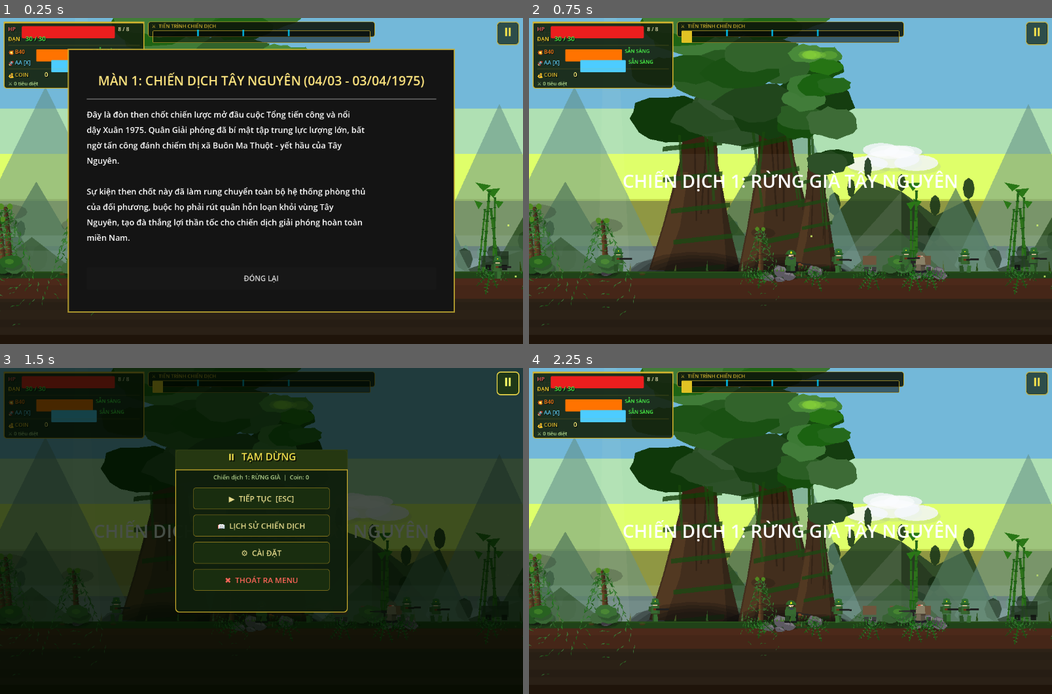
Above: before the commit, frames 1-4 (two rows, left to right).
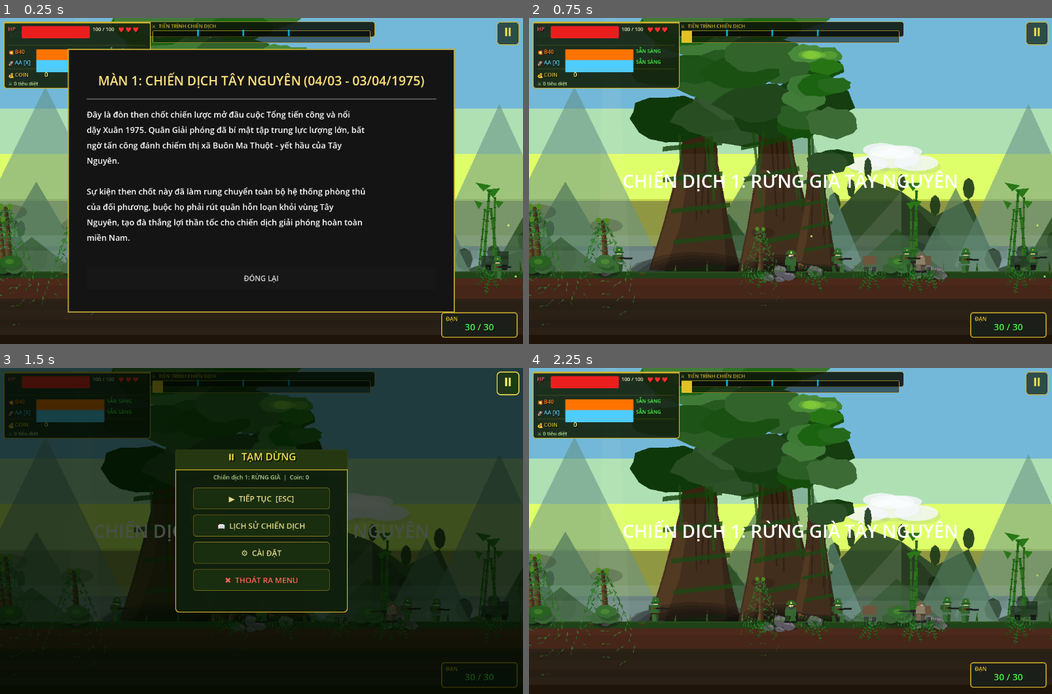
Above: after the commit, the same moments.

Repository: dangkhoa31204/alien-shooter
Game: Godot game, scene res://scenes/contra_main.tscn
The game is run twice, just before and just after one commit, with the same random seed, the same clock (stepped at 60 frames per second) and the same inputs. This scene is started directly instead of the project's main scene.
Inputs:
- Up to frame 1 (0.25 s): no input
- Up to frame 2 (0.75 s): click "ĐÓNG LẠI" at 0.5 s
- Up to frame 3 (1.5 s): click "⏸" at 1.25 s
- Up to frame 4 (2.25 s): click "▶ TIẾP TỤC [ESC]" at 2 s

The runs differ from the first frame. In frame 1, 0.8% of the frame differs, in the area x 1-99%, y 1-99%; in frame 2, 1.5%; in frame 3, 0.8%; in frame 4, 1.5%.

Commit message:
Cập nhật chỉ số HP và sát thương cho các đối tượng, cải thiện UI và thêm thông tin trạng thái cho loadout

Diff:
--- a/scripts/contra_bomber.gd
+++ b/scripts/contra_bomber.gd
@@ -10,7 +10,7 @@
 const GRAVITY: float      = 520.0   # pixels/s² while falling
 const SPIN_SPEED: float   = 3.8     # radians/s while spinning down
 
-var hp: int       = 6
+var hp: int       = 130
 var direction: int = 1  # 1 = Right, -1 = Left
 
 # Falling state
@@ -215,7 +215,7 @@
 	b.set_meta("is_bomb", true)
 	if "direction" in b: b.direction = Vector2.DOWN
 	b.is_enemy_bullet = true
-	if "damage" in b: b.damage = 1
+	if "damage" in b: b.damage = 14
 	b.scale = Vector2(2.5, 2.5)
 	b.add_to_group("enemy_bullet")
 
--- a/scripts/contra_enemy.gd
+++ b/scripts/contra_enemy.gd
@@ -9,7 +9,7 @@
 const GRAVITY: float = 1400.0
 const DETECTION_RANGE: float = 320.0
 
-var hp: int = 2
+var hp: int = 30
 var patrol_direction: int = -1 # Start walking left
 var _walk_time: float = 0.0
 var _muzzle_flash_timer: float = 0.0
@@ -81,7 +81,7 @@
 	if is_officer:
 		pack.size = Vector2(12, 18); pack.position = Vector2(-12, -18); pack.color = Color(0.2, 0.2, 0.25) # Radio grey
 		var ant = Line2D.new(); ant.points = [Vector2(-10, -18), Vector2(-14, -35)]; ant.width = 1.0; ant.default_color = Color.BLACK; _backpack.add_child(ant)
-		hp = 6
+		hp = 70
 	else:
 		pack.size = Vector2(10, 15); pack.position = Vector2(-10, -16); pack.color = Color(0.35, 0.3, 0.25)
 	_backpack.add_child(pack)
@@ -230,7 +230,7 @@
 	var dir = (player.global_position - b.global_position).normalized()
 	b.direction = dir
 	b.is_enemy_bullet = true
-	b.damage = 1
+	b.damage = 8
 	b.add_to_group("enemy_bullet")
 	Audio.play("m4_fire")
 
--- a/scripts/contra_main.gd
+++ b/scripts/contra_main.gd
@@ -44,6 +44,8 @@
 
 var progress_bar: ProgressBar
 var hp_bar: ProgressBar
+var player_lives: int = 3
+var _life_hearts: Array = []
 var player: CharacterBody2D = null
 var _world: Node2D = null
 var _parallax_bg: Node2D = null
@@ -259,13 +261,13 @@
 	var hud_panel := Panel.new()
 	hud_panel.name = "HUDPanel"
 	hud_panel.position = Vector2(8, 8)
-	hud_panel.size = Vector2(310, 148)
+	hud_panel.size = Vector2(324, 148)
 	hud_panel.add_theme_stylebox_override("panel", _make_sbox.call(C_OLIVE, C_GOLD, 2, 6))
 	$UI.add_child(hud_panel)
 
 	# Dải viền vàng nhỏ ở trên cùng bảng (tai trang trí)
 	var hud_header := ColorRect.new()
-	hud_header.size = Vector2(310, 4)
+	hud_header.size = Vector2(324, 4)
 	hud_header.color = C_GOLD
 	hud_panel.add_child(hud_header)
 
@@ -282,7 +284,7 @@
 
 	hp_bar = ProgressBar.new()
 	hp_bar.name = "HPBar"
-	hp_bar.size = Vector2(205, 14)
+	hp_bar.size = Vector2(150, 14)
 	hp_bar.position = Vector2(40, 10)
 	hp_bar.max_value = 3
 	hp_bar.value = 3
@@ -295,12 +297,34 @@
 	var hp_num_lbl := Label.new()
 	hp_num_lbl.name = "HPNumLabel"
 	hp_num_lbl.text = "3 / 3"
-	hp_num_lbl.add_theme_font_size_override("font_size", 12)
+	hp_num_lbl.add_theme_font_size_override("font_size", 11)
 	hp_num_lbl.add_theme_color_override("font_color", C_TEXT)
-	hp_num_lbl.position = Vector2(252, 8)
+	hp_num_lbl.position = Vector2(196, 9)
 	hud_panel.add_child(hp_num_lbl)
 
-	# ── 2b. ĐẠN ──────────────────────────────────────────────────────────────
+	# ── 2f. TIM MẠNG (3 lives) ─────────────────────────────────────────────
+	_life_hearts.clear()
+	for _hi in 3:
+		var heart := Label.new()
+		heart.name = "Heart%d" % _hi
+		heart.text = "♥"
+		heart.add_theme_font_size_override("font_size", 16)
+		heart.add_theme_color_override("font_color", Color(1.0, 0.18, 0.18))
+		heart.add_theme_color_override("font_shadow_color", Color(0.0, 0.0, 0.0, 0.8))
+		heart.add_theme_constant_override("shadow_offset_x", 1)
+		heart.add_theme_constant_override("shadow_offset_y", 1)
+		heart.position = Vector2(252 + _hi * 16, 6)
+		hud_panel.add_child(heart)
+		_life_hearts.append(heart)
+
+	# ── 2b. ĐẠN (BOX RIÊNG GÓC PHẢI DƯỚI) ────────────────────────────────────
+	var ammo_box := Panel.new()
+	ammo_box.name = "AmmoBox"
+	ammo_box.position = Vector2(972, 650)
+	ammo_box.size = Vector2(168, 56)
+	ammo_box.add_theme_stylebox_override("panel", _make_sbox.call(Color(0.10, 0.12, 0.10, 0.88), C_GOLD, 2, 6))
+	$UI.add_child(ammo_box)
+
 	var ammo_icon_lbl := Label.new()
 	ammo_icon_lbl.text = "ĐẠN"
 	ammo_icon_lbl.add_theme_font_size_override("font_size", 12)
@@ -308,23 +332,23 @@
 	ammo_icon_lbl.add_theme_color_override("font_shadow_color", Color(0,0,0,0.8))
 	ammo_icon_lbl.add_theme_constant_override("shadow_offset_x", 1)
 	ammo_icon_lbl.add_theme_constant_override("shadow_offset_y", 1)
-	ammo_icon_lbl.position = Vector2(10, 30)
-	hud_panel.add_child(ammo_icon_lbl)
+	ammo_icon_lbl.position = Vector2(10, 6)
+	ammo_box.add_child(ammo_icon_lbl)
 
 	var ammo_lbl := Label.new()
 	ammo_lbl.name = "AmmoLabel"
 	ammo_lbl.text = "30 / 30"
-	ammo_lbl.add_theme_font_size_override("font_size", 14)
+	ammo_lbl.add_theme_font_size_override("font_size", 20)
 	ammo_lbl.add_theme_color_override("font_color", Color(1.0, 0.92, 0.35))
 	ammo_lbl.add_theme_color_override("font_shadow_color", Color(0,0,0,0.9))
 	ammo_lbl.add_theme_constant_override("shadow_offset_x", 1)
 	ammo_lbl.add_theme_constant_override("shadow_offset_y", 1)
-	ammo_lbl.position = Vector2(48, 28)
-	hud_panel.add_child(ammo_lbl)
+	ammo_lbl.position = Vector2(52, 18)
+	ammo_box.add_child(ammo_lbl)
 
 	# ── Separator ─────────────────────────────────────────────────────────────
 	var b40_sep := ColorRect.new()
-	b40_sep.size = Vector2(290, 1); b40_sep.position = Vector2(10, 52)
+	b40_sep.size = Vector2(304, 1); b40_sep.position = Vector2(10, 52)
 	b40_sep.color = Color(C_GOLD.r, C_GOLD.g, C_GOLD.b, 0.35)
 	hud_panel.add_child(b40_sep)
 
@@ -341,7 +365,7 @@
 
 	var b40_cd_bar := ProgressBar.new()
 	b40_cd_bar.name = "B40CoolBar"
-	b40_cd_bar.size = Vector2(125, 10)
+	b40_cd_bar.size = Vector2(150, 10)
 	b40_cd_bar.position = Vector2(72, 61)
 	b40_cd_bar.max_value = RPG_MAX_COOLDOWN
 	b40_cd_bar.value = RPG_MAX_COOLDOWN
@@ -356,7 +380,7 @@
 	b40_cd_lbl.text = "SẴN SÀNG"
 	b40_cd_lbl.add_theme_font_size_override("font_size", 11)
 	b40_cd_lbl.add_theme_color_override("font_color", Color(0.3, 1.0, 0.3))
-	b40_cd_lbl.position = Vector2(203, 57)
+	b40_cd_lbl.position = Vector2(228, 57)
 	hud_panel.add_child(b40_cd_lbl)
 
 	# ── 2d. AA MISSILE [X] ───────────────────────────────────────────────────
@@ -372,8 +396,8 @@
 
 	var aa_cd_bar := ProgressBar.new()
 	aa_cd_bar.name = "AACoolBar"
-	aa_cd_bar.size = Vector2(100, 10)
-	aa_cd_bar.position = Vector2(105, 85)
+	aa_cd_bar.size = Vector2(150, 10)
+	aa_cd_bar.position = Vector2(72, 85)
 	aa_cd_bar.max_value = 10.0
 	aa_cd_bar.value = 10.0
 	aa_cd_bar.show_percentage = false
@@ -387,12 +411,12 @@
 	aa_cd_lbl.text = "SẴN SÀNG"
 	aa_cd_lbl.add_theme_font_size_override("font_size", 11)
 	aa_cd_lbl.add_theme_color_override("font_color", Color(0.3, 1.0, 0.3))
-	aa_cd_lbl.position = Vector2(211, 81)
+	aa_cd_lbl.position = Vector2(228, 81)
 	hud_panel.add_child(aa_cd_lbl)
 
 	# ── Separator ─────────────────────────────────────────────────────────────
 	var score_sep := ColorRect.new()
-	score_sep.size = Vector2(290, 1); score_sep.position = Vector2(10, 104)
+	score_sep.size = Vector2(304, 1); score_sep.position = Vector2(10, 104)
 	score_sep.color = Color(C_GOLD.r, C_GOLD.g, C_GOLD.b, 0.35)
 	hud_panel.add_child(score_sep)
 
@@ -446,15 +470,42 @@
 				_damage_vignette.remove_meta("low_hp_looping")
 				_damage_vignette.modulate.a = 0.0
 
+func refresh_lives(lives: int) -> void:
+	for i in _life_hearts.size():
+		var h = _life_hearts[i]
+		if not is_instance_valid(h): continue
+		if i < lives:
+			h.visible = true
+			h.add_theme_color_override("font_color", Color(1.0, 0.18, 0.18))
+		else:
+			h.visible = false
+
 func refresh_ammo(val: int, max_val: int, is_rel: bool) -> void:
-	var al = get_node_or_null("UI/HUDPanel/AmmoLabel")
+	var al = get_node_or_null("UI/AmmoBox/AmmoLabel")
+	if not al:
+		al = get_node_or_null("UI/HUDPanel/AmmoLabel")
 	if not al:  # fallback lazy-create if HUD panel missing
-		if not has_node("UI/AmmoLabel"):
-			var lbl = Label.new(); lbl.name = "AmmoLabel"; lbl.position = Vector2(20, 85)
+		if not has_node("UI/AmmoBox"):
+			var box = Panel.new(); box.name = "AmmoBox"; box.position = Vector2(972, 650); box.size = Vector2(168, 56)
+			var ammo_box_style := StyleBoxFlat.new()
+			ammo_box_style.bg_color = Color(0.10, 0.12, 0.10, 0.88)
+			ammo_box_style.border_color = Color(0.82, 0.68, 0.22)
+			ammo_box_style.border_width_left = 2
+			ammo_box_style.border_width_right = 2
+			ammo_box_style.border_width_top = 2
+			ammo_box_style.border_width_bottom = 2
+			ammo_box_style.set_corner_radius_all(6)
+			box.add_theme_stylebox_override("panel", ammo_box_style)
+			$UI.add_child(box)
+			var lbl_icon = Label.new(); lbl_icon.text = "ĐẠN"; lbl_icon.position = Vector2(10, 6)
+			lbl_icon.add_theme_font_size_override("font_size", 12)
+			lbl_icon.add_theme_color_override("font_color", Color(1.0, 0.85, 0.2))
+			box.add_child(lbl_icon)
+			var lbl = Label.new(); lbl.name = "AmmoLabel"; lbl.position = Vector2(52, 18)
 			lbl.add_theme_font_size_override("font_size", 18)
 			lbl.add_theme_color_override("font_color", Color.YELLOW)
-			$UI.add_child(lbl)
-		al = $UI/AmmoLabel
+			box.add_child(lbl)
+		al = get_node_or_null("UI/AmmoBox/AmmoLabel")
 	if is_rel:
 		al.text = "  NẠP ĐẠN..."
 		al.add_theme_color_override("font_color", Color(1.0, 0.3, 0.3))
@@ -690,7 +741,7 @@
 	_create_crater(pos)
 
 	if is_instance_valid(player) and player.global_position.distance_to(pos) < 110.0:
-		player.take_damage(1)
+		player.take_damage(15)
 
 func _create_crater(pos: Vector2) -> void:
 	var floor_y := _get_ground_y(pos.x)
@@ -1051,7 +1102,10 @@
 func _start_stage(stage_num: int, is_respawn: bool = false) -> void:
 	current_stage = stage_num
 	STAGE_LENGTH = 12000.0 # Reset to default
-	if not is_respawn: last_checkpoint_x = 100.0
+	if not is_respawn:
+		last_checkpoint_x = 100.0
+		player_lives = 3
+		refresh_lives(player_lives)
 	if progress_bar: progress_bar.max_value = STAGE_LENGTH
 	is_game_over = false # FIX: must be false before cleanup so _process works from frame 1
 	_cleanup_level()
@@ -2960,6 +3014,24 @@
 
 func on_player_die() -> void:
 	if is_game_over: return
+	player_lives -= 1
+	refresh_lives(player_lives)
+	if player_lives > 0:
+		# Còn mạng → hồi sinh tại checkpoint sau 1.5s
+		var rt := Timer.new()
+		rt.one_shot = true
+		rt.wait_time = 1.5
+		rt.process_mode = Node.PROCESS_MODE_ALWAYS
+		rt.timeout.connect(func():
+			if is_instance_valid(player):
+				var spawn_x := maxf(last_checkpoint_x, 576.0)
+				player.position = Vector2(spawn_x, _get_ground_y(spawn_x) - 40.0)
+				player.revive()
+		)
+		add_child(rt)
+		rt.start()
+		return
+	# Hết mạng → game over
 	is_game_over = true
 	Audio.play_died_music()
 	# Dọn kẻ địch để màn hình thất bại rõ ràng hơn
@@ -2993,8 +3065,8 @@
 	bg.color = Color(0.0, 0.0, 0.0, 0.78)
 	_defeat_overlay.add_child(bg)
 
-	var panel_w: float = 420.0
-	var panel_h: float = 320.0
+	var panel_w: float = 520.0
+	var panel_h: float = 360.0
 	var panel := Panel.new()
 	panel.size = Vector2(panel_w, panel_h)
 	panel.position = Vector2((1152.0 - panel_w) * 0.5, (720.0 - panel_h) * 0.5)
@@ -3024,8 +3096,10 @@
 	var thanks_lbl := Label.new()
 	thanks_lbl.text = DEFEAT_TRIBUTE_LINES.pick_random() if not DEFEAT_TRIBUTE_LINES.is_empty() else "Tri an nguoi choi"
 	thanks_lbl.horizontal_alignment = HORIZONTAL_ALIGNMENT_CENTER
-	thanks_lbl.size = Vector2(panel_w, 24)
-	thanks_lbl.position = Vector2(0, 80)
+	thanks_lbl.autowrap_mode = TextServer.AUTOWRAP_WORD_SMART
+	thanks_lbl.vertical_alignment = VERTICAL_ALIGNMENT_TOP
+	thanks_lbl.size = Vector2(panel_w - 40.0, 64)
+	thanks_lbl.position = Vector2(20, 80)
 	thanks_lbl.add_theme_font_size_override("font_size", 15)
 	thanks_lbl.add_theme_color_override("font_color", Color(0.95, 0.82, 0.58))
 	panel.add_child(thanks_lbl)
@@ -3034,7 +3108,7 @@
 	score_lbl.text = "Coin: %d" % PlayerData.coins
 	score_lbl.horizontal_alignment = HORIZONTAL_ALIGNMENT_CENTER
 	score_lbl.size = Vector2(panel_w, 30)
-	score_lbl.position = Vector2(0, 116)
+	score_lbl.position = Vector2(0, 152)
 	score_lbl.add_theme_font_size_override("font_size", 22)
 	score_lbl.add_theme_color_override("font_color", Color(0.95, 0.90, 0.70))
 	panel.add_child(score_lbl)
@@ -3043,17 +3117,17 @@
 	stage_lbl.text = "Chiến dịch: %d" % current_stage
 	stage_lbl.horizontal_alignment = HORIZONTAL_ALIGNMENT_CENTER
 	stage_lbl.size = Vector2(panel_w, 26)
-	stage_lbl.position = Vector2(0, 148)
+	stage_lbl.position = Vector2(0, 184)
 	stage_lbl.add_theme_font_size_override("font_size", 18)
 	stage_lbl.add_theme_color_override("font_color", Color(0.72, 0.78, 0.9))
 	panel.add_child(stage_lbl)
 
 	var btn_w: float = panel_w - 70.0
-	var replay_btn := _make_defeat_btn("Chơi lại", Vector2(35, 190), btn_w)
+	var replay_btn := _make_defeat_btn("Chơi lại", Vector2(35, 238), btn_w)
 	replay_btn.pressed.connect(_on_defeat_replay)
 	panel.add_child(replay_btn)
 
-	var exit_btn := _make_defeat_btn("Thoát", Vector2(35, 246), btn_w)
+	var exit_btn := _make_defeat_btn("Thoát", Vector2(35, 294), btn_w)
 	exit_btn.pressed.connect(_on_defeat_exit)
 	panel.add_child(exit_btn)
 
--- a/scripts/contra_player.gd
+++ b/scripts/contra_player.gd
@@ -10,8 +10,8 @@
 const JUMP_VELOCITY: float = -500.0
 const GRAVITY: float = 1400.0
 
-var hp: int = 8
-var max_hp: int = 8
+var hp: int = 100
+var max_hp: int = 100
 var current_damage: int = 1
 var current_fire_rate: float = 0.12
 var is_dead: bool = false
@@ -23,7 +23,6 @@
 
 var is_god_mode: bool = false
 var is_infinite_ammo: bool = false
-var _dmg_accum: float = 0.0  # accumulates 0.75× damage for true 25% reduction
 
 # Movement & Aiming state
 var is_crouching: bool = false
@@ -92,7 +91,7 @@
 		InputMap.action_add_event("melee", ev)
 
 func _apply_loadout() -> void:
-	max_hp = 8
+	max_hp = 100
 	SPEED = 240.0
 	current_damage = 1
 	current_fire_rate = 0.12
@@ -103,7 +102,7 @@
 		var arm_id = PlayerData.loadout.get("armor", "")
 		if arm_id != "":
 			var stat = ItemDatabase.get_stat(arm_id, "hp_bonus", PlayerData.inventory.get(arm_id, 1))
-			max_hp += int(stat / 10.0)
+			max_hp += int(stat)
 
 		var wpn_id = PlayerData.loadout.get("main_weapon", "")
 		if wpn_id != "":
@@ -758,7 +757,7 @@
 		var hit_pos := missile.global_position if is_instance_valid(missile) else start_pos
 		# Damage target
 		if is_instance_valid(target) and target.has_method("take_damage"):
-			target.take_damage(3)
+			target.take_damage(45)
 		# Explosion
 		_spawn_aa_explosion(hit_pos, main)
 		if main and main.has_method("screen_shake"): main.screen_shake(16.0, 0.5)
@@ -881,6 +880,7 @@
 	melee_cooldown = MELEE_COOLDOWN_MAX
 	is_meleeing       = true
 	_melee_anim_timer = 0.0
+	Audio.play("punch")
 	var facing := sprite.scale.x
 
 	# Damage is applied at the impact frame (t ≈ 0.18)
@@ -894,9 +894,8 @@
 			var diff: Vector2 = enemy.global_position - global_position
 			if diff.length() <= MELEE_RANGE and sign(diff.x) == facing:
 				if enemy.has_method("take_damage"):
-					# Xe tăng (tank group) chỉ nhận MELEE_DAMAGE bình thường
-					# Tất cả enemy khác: 1 đấm chết
-					var dmg := MELEE_DAMAGE if enemy.is_in_group("tank") else 999
+					# Lính thường: 1 hit chết; tank giữ damage thấp
+					var dmg := 12 if enemy.is_in_group("tank") else 999
 					enemy.take_damage(dmg)
 					hit_any = true
 		if hit_any:
@@ -921,12 +920,8 @@
 
 func take_damage(amount: int) -> void:
 	if is_god_mode: return
-	# Giảm 25% sát thương nhận vào (tích lũy phần thập phân)
-	_dmg_accum += amount * 0.75
-	var actual := int(_dmg_accum)
-	_dmg_accum -= actual
-	if actual <= 0: return
-	hp -= actual
+	if amount <= 0: return
+	hp -= amount
 	_sync_hp()
 	var main: Node = _get_main_scene()
 	if main and main.has_method("flash_damage"):
@@ -944,3 +939,9 @@
 		main.on_player_die()
 	else:
 		get_tree().call_deferred("reload_current_scene")
+
+func revive() -> void:
+	is_dead = false
+	hp = max_hp
+	sprite.modulate = Color.WHITE
+	_sync_hp()
--- a/scripts/contra_rocket.gd
+++ b/scripts/contra_rocket.gd
@@ -5,7 +5,7 @@
 
 var direction: Vector2 = Vector2.RIGHT
 var speed: float = 800.0
-var damage: int = 25 # Massive damage
+var damage: int = 90 # Massive damage
 var life_time: float = 3.0
 
 func _ready() -> void:
--- a/scripts/contra_tank.gd
+++ b/scripts/contra_tank.gd
@@ -8,7 +8,7 @@
 const SPEED: float = 60.0 # Slow but steady
 const GRAVITY: float = 1400.0
 
-var hp: int = 15
+var hp: int = 240
 var patrol_direction: int = -1
 var is_ally: bool = false
 var can_shoot: bool = true
@@ -206,11 +206,11 @@
 	b.scale = Vector2(2.5, 2.5)
 	if is_ally:
 		b.is_enemy_bullet = false
-		b.damage = 5
+		b.damage = 30
 		b.add_to_group("player_bullet")
 	else:
 		b.is_enemy_bullet = true
-		b.damage = 2
+		b.damage = 20
 		b.add_to_group("enemy_bullet")
 
 	_muzzle_flash.color.a = 1.0
--- a/scripts/contra_turret.gd
+++ b/scripts/contra_turret.gd
@@ -5,7 +5,7 @@
 
 const BULLET_SCENE = preload("res://scenes/bullet.tscn")
 
-var hp: int = 4
+var hp: int = 55
 var detection_range: float = 500.0
 var shoot_cooldown: float = 2.0
 var _timer: float = 0.0
@@ -70,6 +70,7 @@
 	b.global_position = muzzle.global_position
 	b.direction = (p.global_position - b.global_position).normalized()
 	b.is_enemy_bullet = true
+	b.damage = 10
 	b.add_to_group("enemy_bullet")
 	Audio.play("m4_fire")
 
--- a/scripts/item_database.gd
+++ b/scripts/item_database.gd
@@ -9,26 +9,38 @@
 	"Legendary": Color(1.0, 0.6, 0.1)   # Cam
 }
 
+# Các item đã có tác dụng thực tế trong gameplay hiện tại.
+const IMPLEMENTED_ITEM_IDS = {
+	"wpn_ak47": true,
+	"wpn_m4a1": true,
+	"skl_rpg": true,
+	"skl_b40": true,
+	"arm_kevlar": true,
+	"arm_titan": true,
+	"acc_boots": true,
+	"spc_aa_missile": true
+}
+
 const ITEMS = {
 	"wpn_ak47": {
 		"id": "wpn_ak47", "name": "AK-47", "type": "main_weapon", "rarity": "Common",
 		"max_level": 5, "base_cost": 100, "desc": "Súng trường tiêu chuẩn, sát thương khá.",
-		"stats": {"damage": 10, "fire_rate": 0.15, "range": 500}
+		"stats": {"damage": 14, "fire_rate": 0.15, "range": 500}
 	},
 	"wpn_m4a1": {
 		"id": "wpn_m4a1", "name": "M4A1", "type": "main_weapon", "rarity": "Rare",
 		"max_level": 5, "base_cost": 250, "desc": "Súng trường ổn định, tốc độ bắn cao.",
-		"stats": {"damage": 12, "fire_rate": 0.12, "range": 600}
+		"stats": {"damage": 18, "fire_rate": 0.12, "range": 600}
 	},
 	"wpn_laser": {
 		"id": "wpn_laser", "name": "Laser Rifle", "type": "main_weapon", "rarity": "Epic",
 		"max_level": 5, "base_cost": 600, "desc": "Bắn tia laser xuyên thấu, độ chính xác cao.",
-		"stats": {"damage": 15, "fire_rate": 0.10, "range": 700}
+		"stats": {"damage": 24, "fire_rate": 0.10, "range": 700}
 	},
 	"wpn_plasma": {
 		"id": "wpn_plasma", "name": "Plasma Gun", "type": "main_weapon", "rarity": "Legendary",
 		"max_level": 5, "base_cost": 1500, "desc": "Khẩu súng huyền thoại, hủy diệt diện rộng.",
-		"stats": {"damage": 25, "fire_rate": 0.20, "range": 800}
+		"stats": {"damage": 32, "fire_rate": 0.20, "range": 800}
 	},
 
 	"sub_pistol": {
@@ -41,6 +53,11 @@
 		"max_level": 5, "base_cost": 150, "desc": "Súng tiểu liên, xả đạn cực nhanh.",
 		"stats": {"damage": 7, "fire_rate": 0.08}
 	},
+	"sub_melee": {
+		"id": "sub_melee", "name": "Cận chiến", "type": "sub_weapon", "rarity": "Common",
+		"max_level": 5, "base_cost": 90, "desc": "Đòn đánh cận chiến của lính Contra.",
+		"stats": {"damage": 2, "cooldown": 0.6}
+	},
 
 	"skl_frag": {
 		"id": "skl_frag", "name": "Frag Grenade", "type": "skill", "rarity": "Common",
@@ -52,6 +69,11 @@
 		"max_level": 5, "base_cost": 500, "desc": "Phóng lựu đạn phá giáp cực mạnh.",
 		"stats": {"cooldown": 8.0, "damage": 150}
 	},
+	"skl_b40": {
+		"id": "skl_b40", "name": "B40", "type": "skill", "rarity": "Rare",
+		"max_level": 5, "base_cost": 300, "desc": "B40 chống tăng, bắn bằng phím A trong trận.",
+		"stats": {"cooldown": 10.0, "damage": 3}
+	},
 
 	"arm_kevlar": {
 		"id": "arm_kevlar", "name": "Kevlar Vest", "type": "armor", "rarity": "Common",
@@ -61,7 +83,7 @@
 	"arm_titan": {
 		"id": "arm_titan", "name": "Titan Armor", "type": "armor", "rarity": "Legendary",
 		"max_level": 5, "base_cost": 2000, "desc": "Giáp siêu hợp kim titan.",
-		"stats": {"hp_bonus": 100}
+		"stats": {"hp_bonus": 45}
 	},
 
 	"acc_boots": {
@@ -74,6 +96,11 @@
 		"id": "spc_airstrike", "name": "Airstrike", "type": "special", "rarity": "Epic",
 		"max_level": 5, "base_cost": 1000, "desc": "Gọi cứu viện không kích thả bom.",
 		"stats": {"cooldown": 20.0, "damage": 300}
+	},
+	"spc_aa_missile": {
+		"id": "spc_aa_missile", "name": "AA Missile", "type": "special", "rarity": "Rare",
+		"max_level": 5, "base_cost": 280, "desc": "Tên lửa phòng không khóa mục tiêu bay.",
+		"stats": {"cooldown": 10.0, "damage": 3}
 	}
 }
 
@@ -86,6 +113,9 @@
 	for k in ITEMS.keys():
 		arr.append(ITEMS[k])
 	return arr
+
+static func is_item_implemented(item_id: String) -> bool:
+	return bool(IMPLEMENTED_ITEM_IDS.get(item_id, false))
 
 static func get_upgrade_cost(id: String, current_level: int) -> int:
 	var it = get_item(id)
--- a/scripts/loadout_screen.gd
+++ b/scripts/loadout_screen.gd
@@ -384,10 +384,13 @@
 	var is_equipped = (PlayerData.loadout.get(current_tab_id) == selected_item_id)
 
 	var col_hex = ItemDatabase.RARITY_COLORS.get(it.rarity, Color.WHITE).to_html()
+	var is_implemented = ItemDatabase.is_item_implemented(selected_item_id)
 
 	var bbcode = "[font_size=20][color=#%s]%s[/color][/font_size]\n" % [col_hex, it.name]
 	bbcode += "Loại: %s | Phẩm chất: [color=#%s]%s[/color]\n\n" % [it.type.capitalize(), col_hex, it.rarity]
 	bbcode += "%s\n\n" % it.desc
+	if not is_implemented:
+		bbcode += "[color=#FFA500]Trạng thái: Đang phát triển[/color]\n\n"
 
 	bbcode += "[font_size=16][color=#FFFF00]CHỈ SỐ (Lv.%d)[/color][/font_size]\n" % lvl
 
